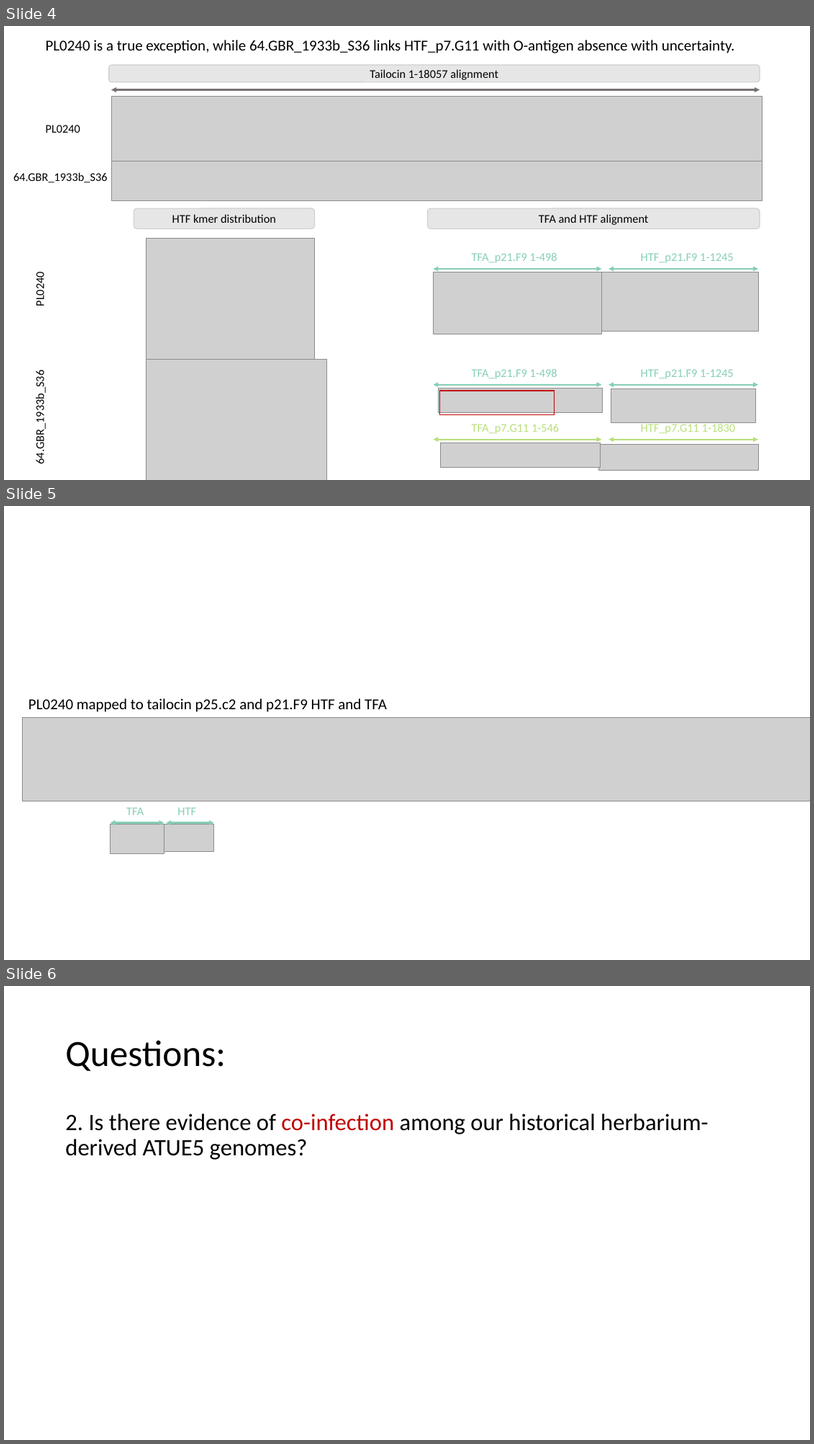
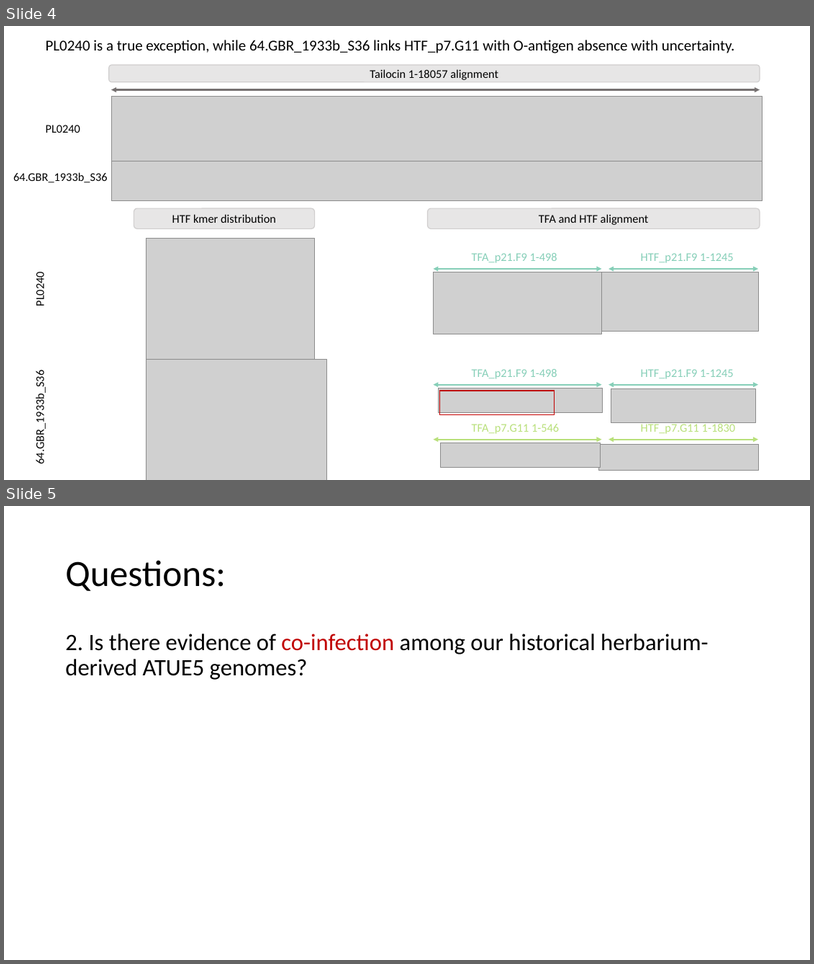
Before and after one commit to JiajunCui-jjc/HTF_OBC_historical_analysis, a slide deck: results/step1_HTFhaplotypes/step1.2_HTF_bykmers/step4_additionalanalysis/step2_coinfection/summary_breaking_coninfection/additional_analysis_breakingisolates_coinfection.pptx. Shown one above the other, each under a label of ours: slides 4, 5 and 6 before the commit, slides 4 and 5 after it. The pictures are 814x1444 and 814x964 pixels, drawn with LibreOffice and Linux fonts; fonts in the diff are those of the drawing; grey boxes stand for pictures. Boxes give left, top, right and bottom in pixels: in the first picture for what was removed or moved away, otherwise in the second. Text is boxed around its words. In the diff, an @@ line names an element or a change of style, - is before the commit and + after.

```diff
--- a/results/step1_HTFhaplotypes/step1.2_HTF_bykmers/step4_additionalanalysis/step2_coinfection/summary_breaking_coninfection/additional_analysis_breakingisolates_coinfection.pptx
+++ b/results/step1_HTFhaplotypes/step1.2_HTF_bykmers/step4_additionalanalysis/step2_coinfection/summary_breaking_coninfection/additional_analysis_breakingisolates_coinfection.pptx
@@ slide 5 removed at (4,506,810,960), background #FFFFFF @@
@@ text removed at (28,698,387,712) @@
-PL0240 mapped to tailocin p25.c2 and p21.F9 HTF and TFA
@@ picture removed at (22,718,810,800) @@
@@ group removed at (111,807,214,853): 2 pictures, 2 double arrows, 2 texts @@
-TFA
-HTF
@@ what was slide 6 is now slide 5 @@
```
Also in this commit, not shown: 1 slide changed.
